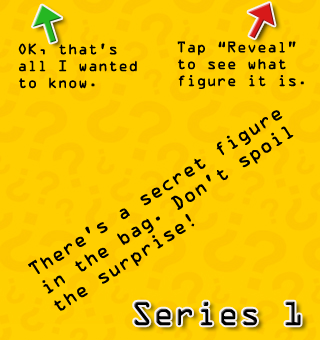
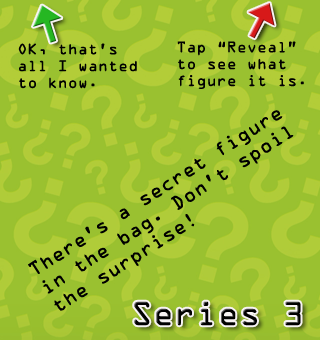
Layered file, before and after one edit (320 × 340). Changes by layer:
added layer "Series 3" above "Series 2" over [134, 301, 301, 326]
hid "Series 1" over [134, 301, 301, 326]
added layer "Layer 1" above "Hidden-2" over [0, 0, 320, 340]
hid "Background" over [0, 0, 320, 340]
